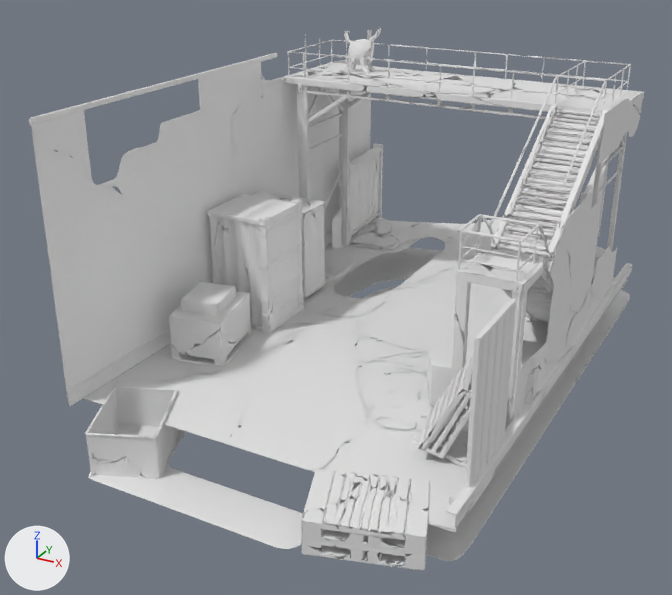
What one commit did to the glTF model maps/yard-coll.glb.
Before and after are seen from a 50 mm camera at (0.515, -1.205, 0.672) aimed at (-0.102, -0.083, 0.111). The axes (+X, +Y, +Z) are drawn at lower left. The lights are the same throughout. The picture after the commit comes second. Where no turn or scale is listed for an object, it has been applied to the vertices.

The first picture shows 'geometry_0'.
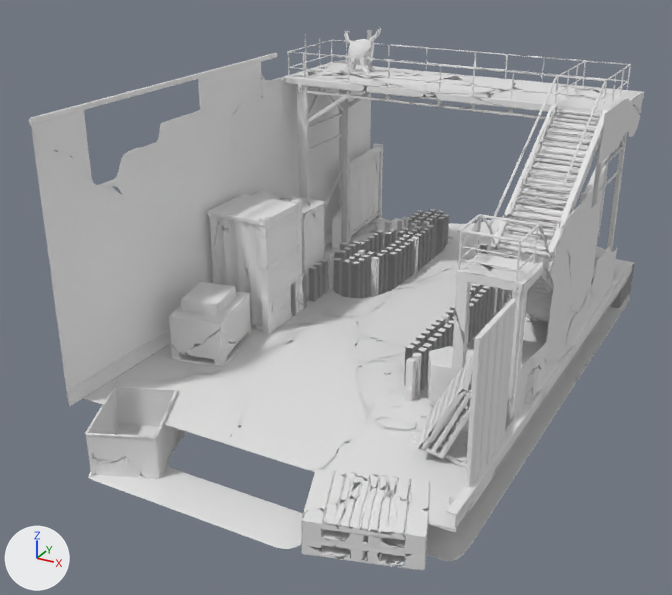
Where the change shows, as pixel boxes (x1, y1, x2, y2) in the pictures (672 x 595 px):
'pitfill', added
    after: (262, 209, 635, 418)

What changed in the scene script:
```text
Add me_pitfill:
    me_pitfill.from_pydata(...)  # 2376 vertices, 4116 faces; spans x -0.24..0.24, y -0.454..0.454, z -0.065..0.065
Add ob_pitfill:
    ob_pitfill = bpy.data.objects.new('pitfill', me_pitfill)
    ob_pitfill.location = (-0.006, 0.011, 0.059)
```
